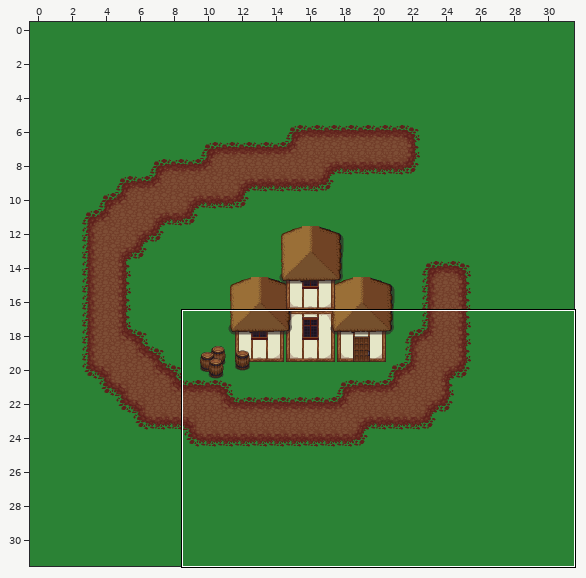
One commit to this Tiled map: raw/map01.tmx. Above: a wide view before the commit, with the close-up outlined.
Close-up. The starting point:
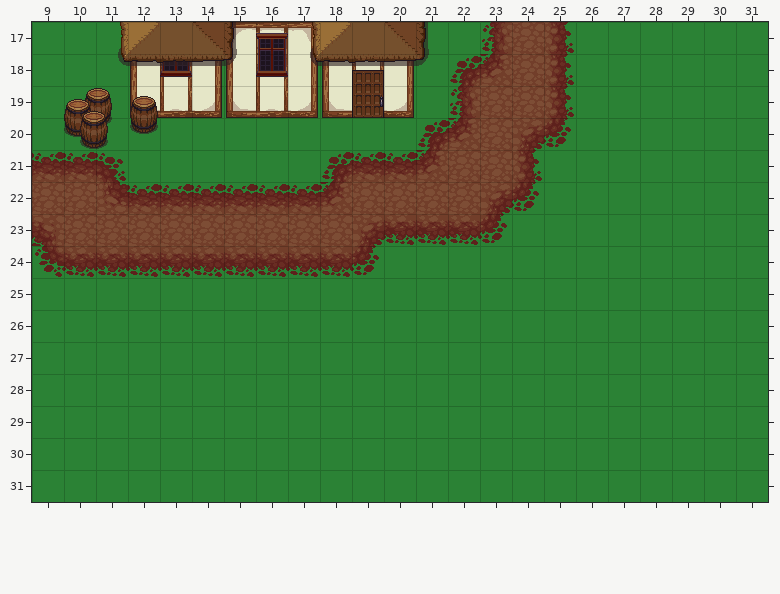
Cells are 32x32 px. Shown: x 9..31, y 17..31.
The result:
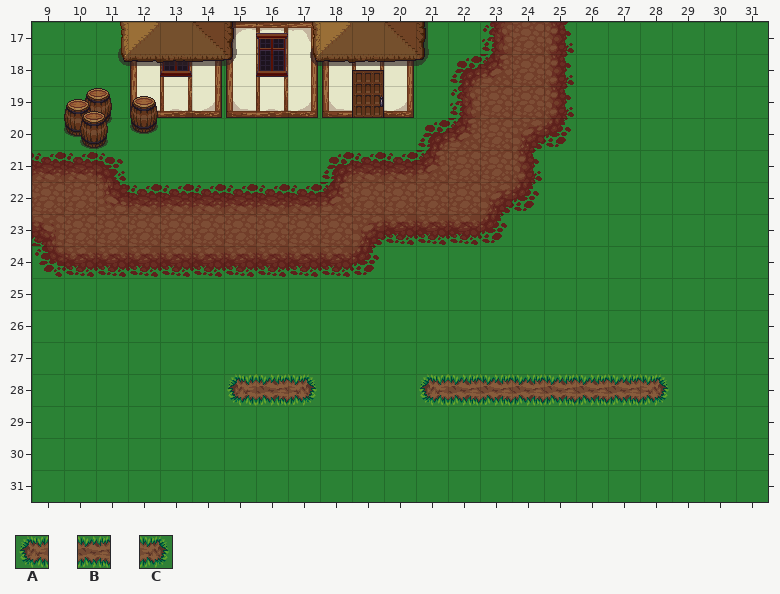
Key: from "tileset01": A 184, B 185, C 186.
_ is an empty cell.
Tiles of an added or newly shown layer are drawn over the layers below it.
Message: detect soil via GetData on layer
The edit:
Layer "Soil" (added):
y 28: x 15..17 ___ -> ABC; x 21..28 ________ -> ABBBBBBC
